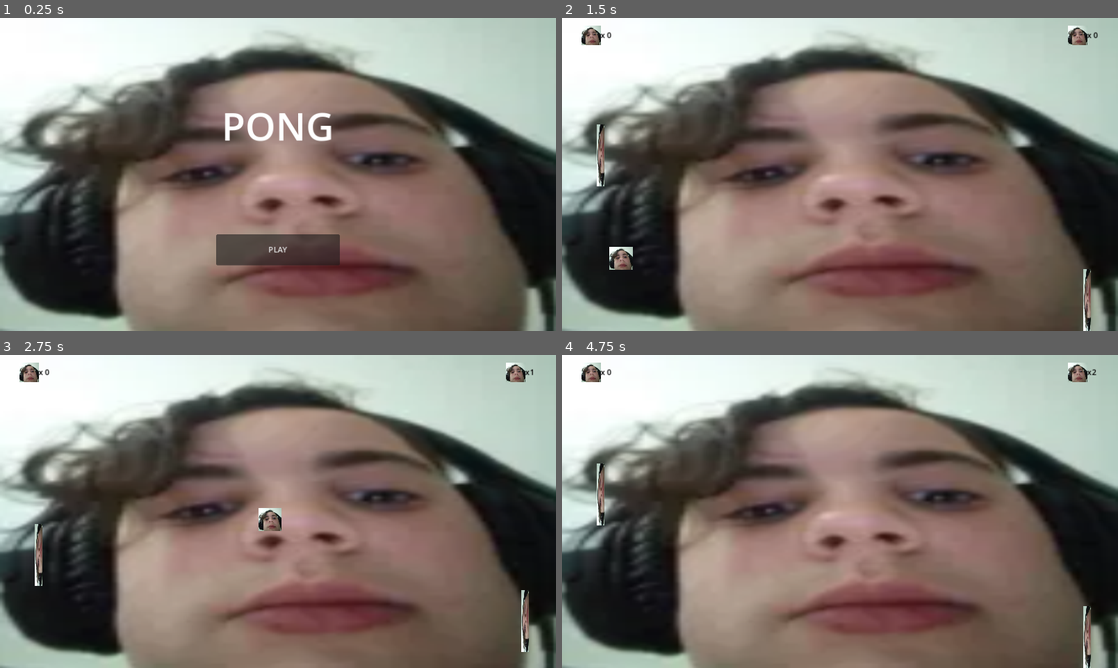
Above: before the commit, frames 1-4 (two rows, left to right).
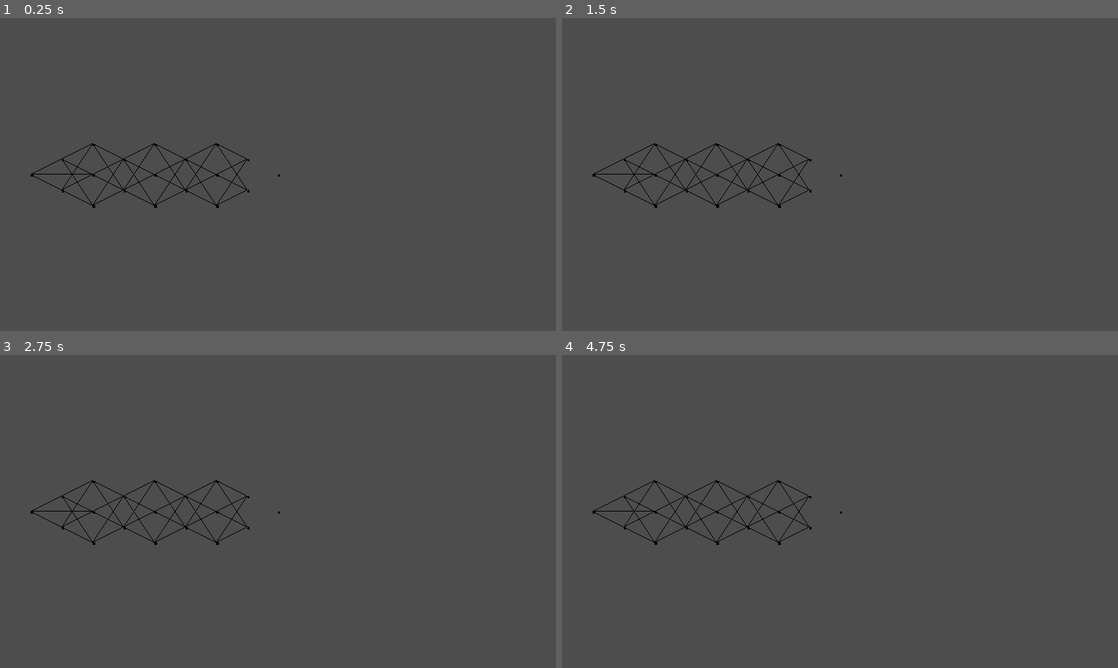
Above: after the commit, the same moments.

Repository: TE4-Umea/te4-pong
Game: Godot game, scene res://Scenes/OverworldMap.tscn
Two runs of this game, one before a commit and one after it. Both use one fixed random seed, a clock stepped at 60 frames per second and the inputs below. Before the commit the project starts from res://Scenes/MainMenu.tscn.
Inputs (mouse positions are in pixels of both pictures, inside the frame that each line leads up to):
- Up to frame 1 (0.25 s): no input
- Up to frame 2 (1.5 s): click (840, 249) at 0.5 s, where only the run before the commit has a clickable "PLAY"; hold W (P1_UP) from 1.28 s (still down); tap Down (P2_DOWN) at 1.35 s
- Up to frame 3 (2.75 s): release W (P1_UP) at 2.03 s; hold S (P1_DOWN) from 2.03 s (still down); tap Up (P2_UP) at 2.1 s
- Up to frame 4 (4.75 s): release S (P1_DOWN) at 2.78 s; hold W (P1_UP) 2.78-4.28 s; tap Down (P2_DOWN) at 2.85, 4.35 s; tap Up (P2_UP) at 3.6 s; tap Enter at 4.25 s; hold S (P1_DOWN) from 4.28 s (still down)

The runs differ from the first frame. In frame 1, 89% of the frame differs, in the area x 0-100%, y 0-100%; in frame 2, 90%; in frame 3, 90%; in frame 4, 90%.

Commit message:
Started working on map, draws nodes

Diff:
--- /dev/null
+++ b/MapNode.gd
@@ -0,0 +1,19 @@
+extends Marker2D
+
+var column
+var id
+
+# Called when the node enters the scene tree for the first time.
+func _ready():
+	pass
+
+func _draw():
+	var nodes = get_tree().get_nodes_in_group("map_node")
+	for node in nodes:
+		print(node.column)
+		if node.column == (column + 1):
+			draw_line(Vector2.ZERO, node.position - position, Color.BLACK)
+
+# Called every frame. 'delta' is the elapsed time since the previous frame.
+func _process(delta):
+	pass
--- /dev/null
+++ b/Scenes/Map_Init.gd
@@ -0,0 +1,40 @@
+extends Marker2D
+@export var length : int = 7
+@export var x_gap : int = 64
+@export var y_gap : int = 64
+
+@onready var map_node : PackedScene = preload("res://Scenes/Map_Node.tscn")
+
+var point_position
+var positions_to_draw : Array[Vector2] = []
+
+func _ready():
+	point_position = Vector2(64, get_viewport_rect().size.y / 2)
+	_add_point(point_position, 0 ,0)
+	for index in range(length):
+		point_position = Vector2(point_position.x + x_gap, get_viewport_rect().size.y / 2)
+		var points_in_column = 3
+		point_position.y -= y_gap
+		if index % 2 == 0:
+			points_in_column = 2
+			point_position.y += y_gap/2
+		for point in range(points_in_column):
+			_add_point(point_position, index, point)
+	point_position = Vector2(point_position.x + x_gap, get_viewport_rect().size.y / 2)
+	_add_point(point_position, length + 1, 0)
+
+func _add_point(position_for_point : Vector2, column : int, id : int):
+	point_position.y += y_gap
+	var m = map_node.instantiate()
+	add_child(m)
+	m.position = position_for_point
+	m.column = column
+	m.id = id
+	positions_to_draw.append(m.position)
+
+func _draw():
+	for pos in positions_to_draw:
+		draw_rect(Rect2(pos.x, pos.y, 5, 5), Color.BLACK)
+
+func _process(delta):
+	pass
--- /dev/null
+++ b/Scenes/Map_Init.tscn
@@ -0,0 +1,6 @@
+[gd_scene load_steps=2 format=3 uid="uid://c0a41qpfebny"]
+
+[ext_resource type="Script" path="res://Scenes/Map_Init.gd" id="1_4vrbc"]
+
+[node name="MapInit" type="Marker2D"]
+script = ExtResource("1_4vrbc")
--- /dev/null
+++ b/Scenes/Map_Node.tscn
@@ -0,0 +1,6 @@
+[gd_scene load_steps=2 format=3 uid="uid://cpll6eubtvmb"]
+
+[ext_resource type="Script" path="res://MapNode.gd" id="1_ryves"]
+
+[node name="MapNode" type="Marker2D" groups=["map_node"]]
+script = ExtResource("1_ryves")
--- /dev/null
+++ b/Scenes/OverworldMap.tscn
@@ -0,0 +1,7 @@
+[gd_scene load_steps=2 format=3 uid="uid://cghvcsb7453s3"]
+
+[ext_resource type="PackedScene" uid="uid://c0a41qpfebny" path="res://Scenes/Map_Init.tscn" id="1_ehkwl"]
+
+[node name="Node" type="Node"]
+
+[node name="MapInit" parent="." instance=ExtResource("1_ehkwl")]
--- a/project.godot
+++ b/project.godot
@@ -11,7 +11,7 @@
 [application]
 
 config/name="Pong"
-run/main_scene="res://Scenes/MainMenu.tscn"
+run/main_scene="res://Scenes/OverworldMap.tscn"
 config/features=PackedStringArray("4.1", "Forward Plus")
 config/icon="res://icon.svg"
 
